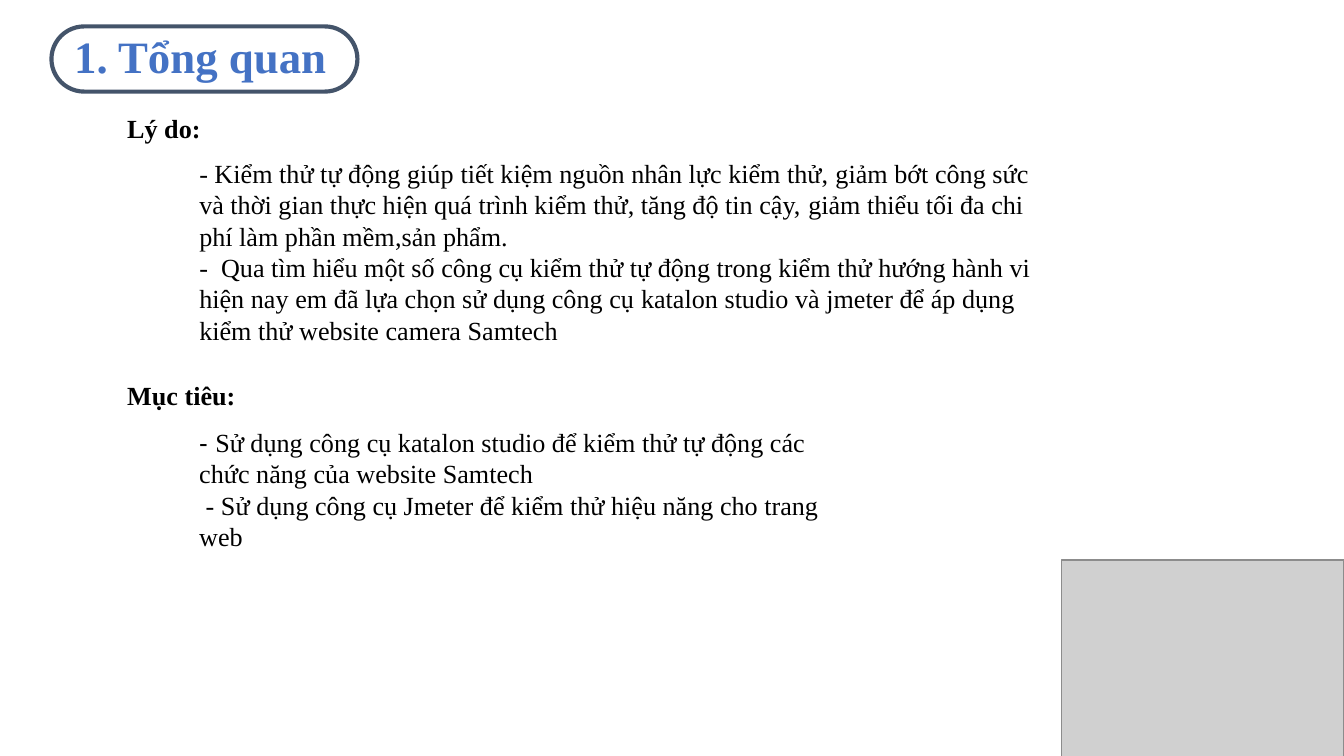
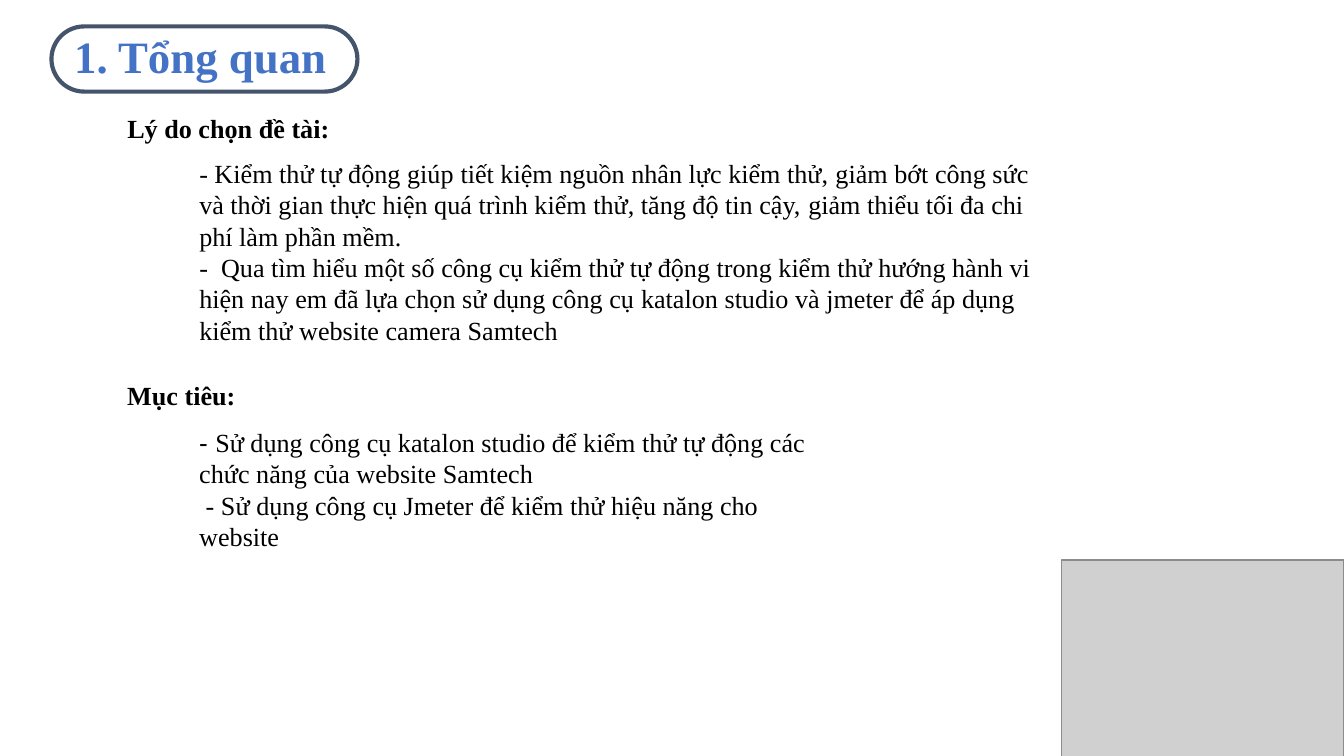
Before and after one commit to doanhuongly120620/DATN, a slide deck: slide 3 of Đồ án tốt nghiệp.pptx. Drawn at 1344x756 pixels with LibreOffice and Linux fonts; fonts in the diff are those of the drawing; grey boxes stand for pictures; background and template pictures are left out. Boxes give left, top, right and bottom in pixels: in the first picture for what was removed or moved away, otherwise in the second. Text is boxed around its words. In the diff, an @@ line names an element or a change of style, - is before the commit and + after.

```diff
--- a/Đồ án tốt nghiệp.pptx
+++ b/Đồ án tốt nghiệp.pptx
@@ text at (127, 119, 330, 144): text changed @@
-Lý do:
+Lý do chọn đề tài:
@@ text at (199, 164, 1028, 252): text changed @@
-- Kiểm thử tự động giúp tiết kiệm nguồn nhân lực kiểm thử, giảm bớt công sức và thời gian thực hiện quá trình kiểm thử, tăng độ tin cậy, giảm thiểu tối đa chi phí làm phần mềm,sản phẩm.
+- Kiểm thử tự động giúp tiết kiệm nguồn nhân lực kiểm thử, giảm bớt công sức và thời gian thực hiện quá trình kiểm thử, tăng độ tin cậy, giảm thiểu tối đa chi phí làm phần mềm.
@@ text at (199, 496, 758, 547): text changed @@
-- Sử dụng công cụ Jmeter để kiểm thử hiệu năng cho trang web
+- Sử dụng công cụ Jmeter để kiểm thử hiệu năng cho website
```
Also in this commit, not shown: 5 other slides changed.
